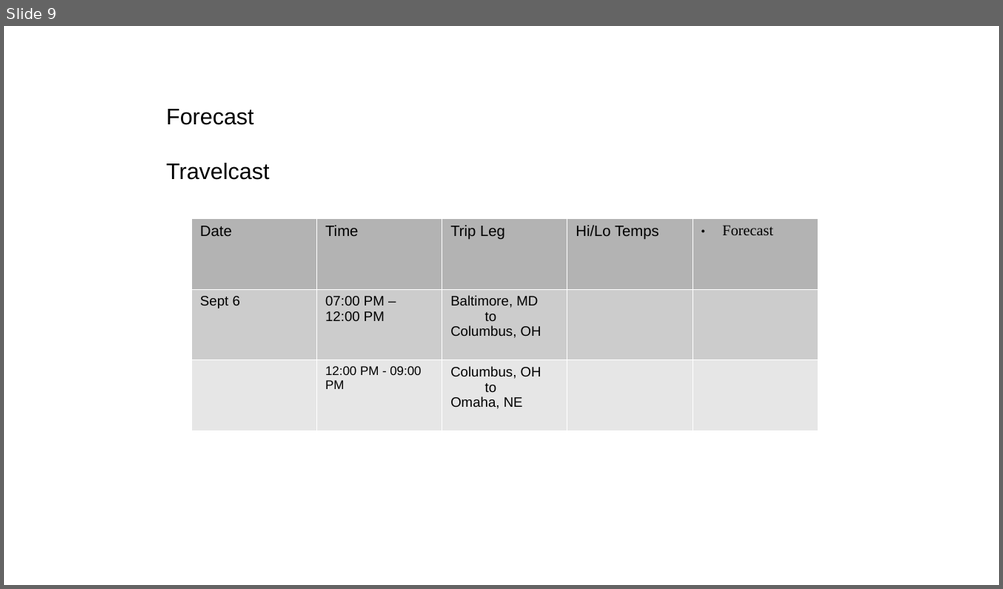
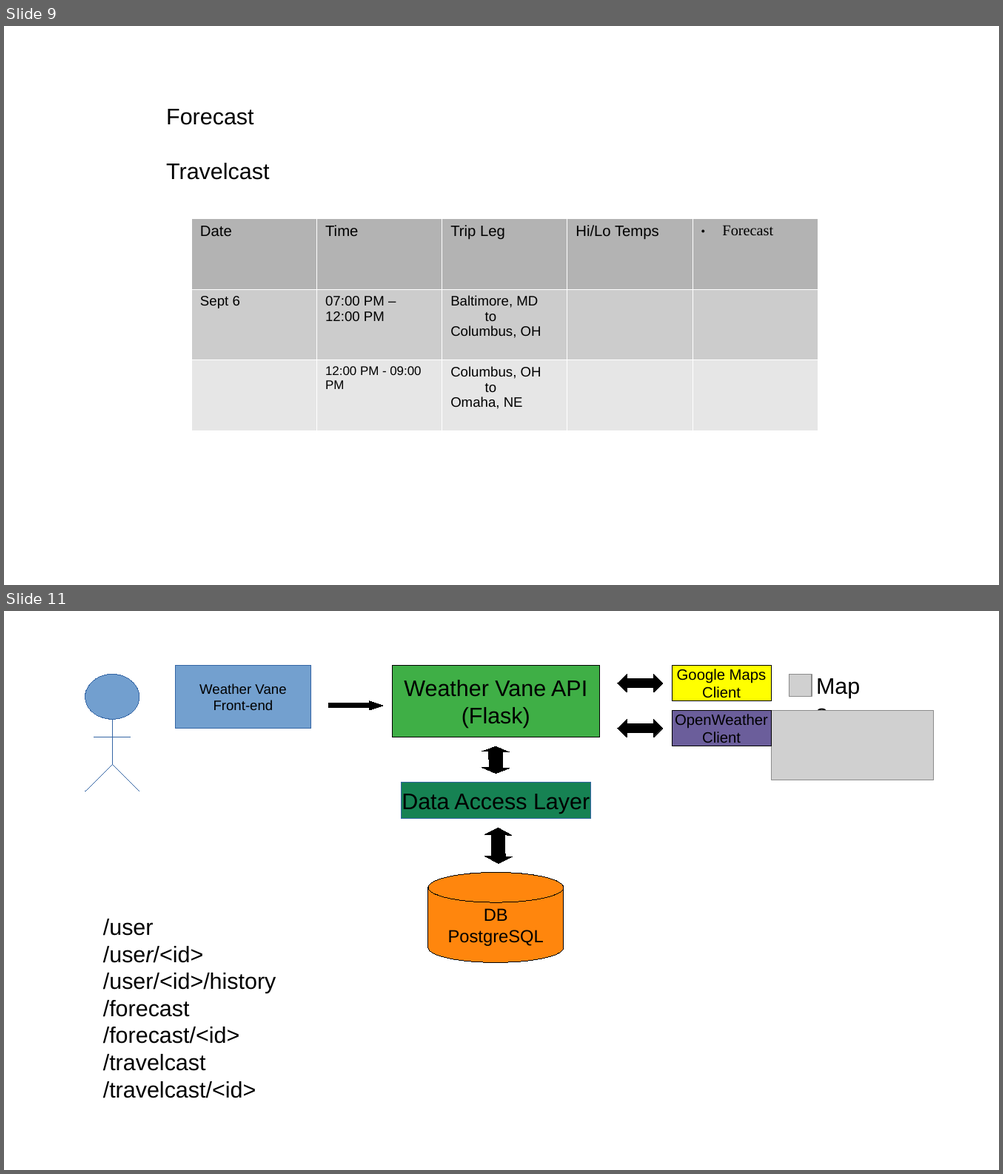
Before and after one commit to andresdanter/cmsc495, a slide deck: planning-documents/notes-and-drafts/UI-notes.pptx. Shown one above the other, each under a label of ours: slide 9 before the commit, slides 9 and 11 after it; the slides between them are not shown. The pictures are 1003x589 and 1003x1174 pixels, drawn with LibreOffice and Linux fonts; fonts in the diff are those of the drawing; grey boxes stand for pictures. Boxes give left, top, right and bottom in pixels: in the first picture for what was removed or moved away, otherwise in the second. Text is boxed around its words. In the diff, an @@ line names an element or a change of style, - is before the commit and + after.

```diff
--- a/planning-documents/notes-and-drafts/UI-notes.pptx
+++ b/planning-documents/notes-and-drafts/UI-notes.pptx
@@ slide 11 added at (4,611,999,1170), background #FFFFFF @@
@@ ellipse added at (85,674,139,719), fill #729FCF, outline #3465A4 0.75 pt @@
@@ rectangle added at (176,665,311,729), fill #729FCF, outline #3465A4 0.75 pt, 11 pt, text #000000 @@
+Weather Vane
+Front-end
@@ rectangle added at (392,665,600,738), fill #3FAF46, outline #000000 0.75 pt, 18 pt, text #000000 @@
+Weather Vane API
+(Flask)
@@ freeform shape added at (617,674,663,692), fill #000000, outline #000000 0.75 pt @@
@@ rectangle added at (672,665,771,701), fill #FFFF00, outline #000000 0.75 pt, 12 pt, text #000000 @@
+Google Maps
+Client
@@ text added at (729,669,766,684), 18 pt, text #000000 @@
+Maps
@@ picture added at (789,674,812,697) @@
@@ line added from (112, 719) to (112, 764), #3465A4 0.75 pt @@
@@ freeform shape added at (329,701,383,710), fill #000000, outline #000000 0.75 pt @@
@@ freeform shape added at (617,719,663,738), fill #000000, outline #000000 0.75 pt @@
@@ rectangle added at (672,710,771,746), fill #6B5E9B, outline #000000 0.75 pt, 12 pt, text #000000 @@
+OpenWeather
+Client
@@ picture added at (771,710,933,780) @@
@@ line added from (94, 738) to (131, 738), #3465A4 0.75 pt @@
@@ line added from (85, 792) to (112, 764), #3465A4 0.75 pt @@
@@ line added from (112, 764) to (139, 792), #3465A4 0.75 pt @@
@@ freeform shape added at (482,746,509,774), fill #000000, outline #000000 0.75 pt @@
@@ rectangle added at (401,783,591,819), fill #168253, outline #3465A4 0.75 pt, 18 pt, text #000000 @@
+Data Access Layer
@@ freeform shape added at (485,828,512,864), fill #000000, outline #000000 0.75 pt @@
@@ cylinder added at (428,873,563,963), fill #FF860D, outline #000000 0.75 pt, 14 pt, text #000000 @@
+DB
+PostgreSQL
@@ text added at (103,919,276,1099), 18 pt, text #000000 @@
+/user
+/user/<id>
+/user/<id>/history
+/forecast
+/forecast/<id>
+/travelcast
+/travelcast/<id>
```
Also in this commit, not shown: 1 other slide added, 1 slide removed, 34 other files.
